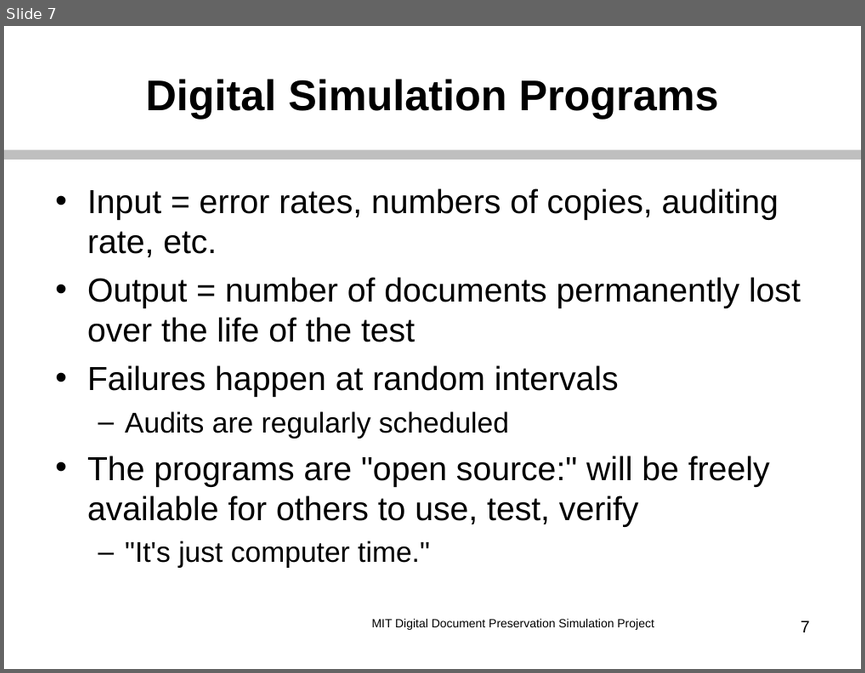
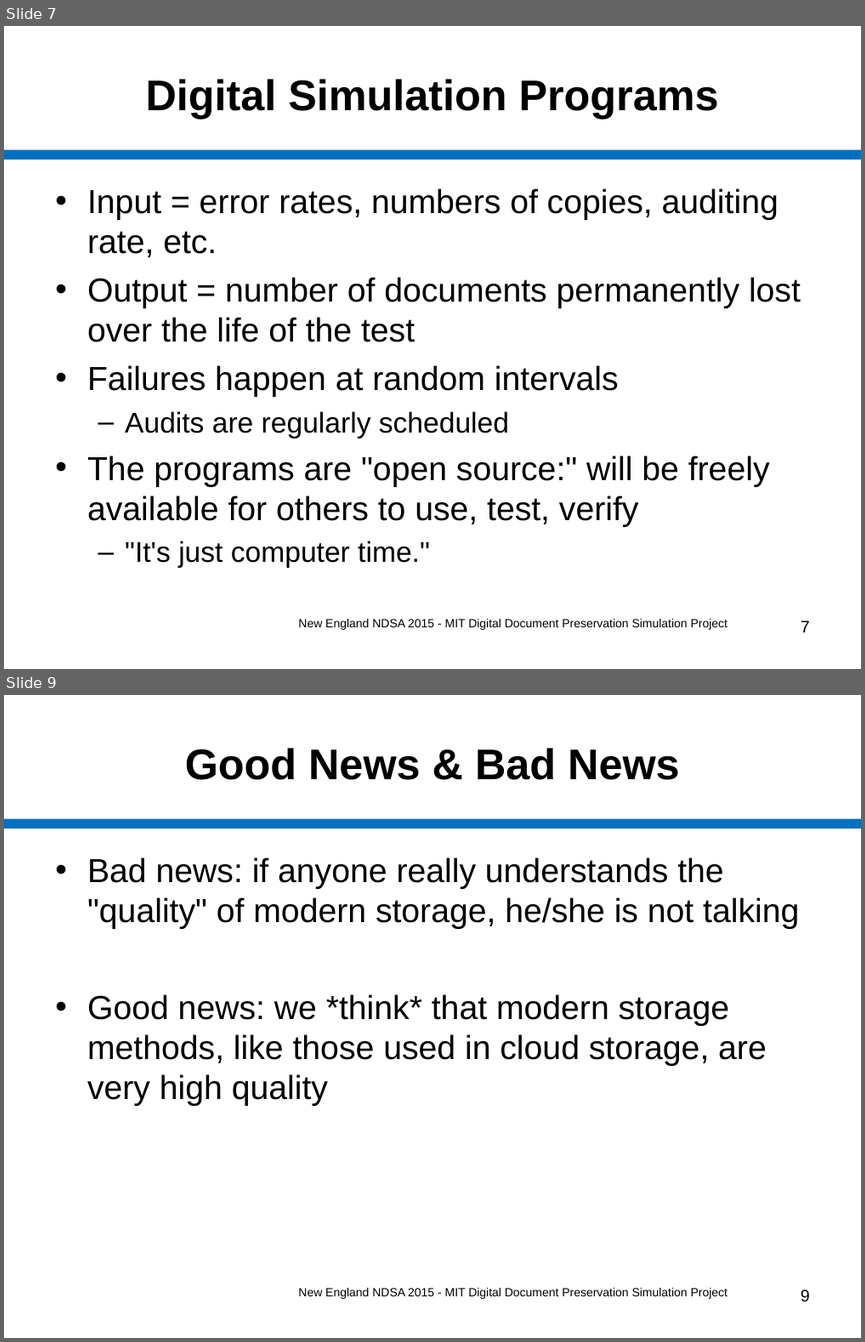
Before and after one commit to MIT-Informatics/PreservationSimulation, a slide deck: shelf/docs/Slides_NewEnglandNDSA.ppt. Shown one above the other, each under a label of ours: slide 7 before the commit, slides 7 and 9 after it; the slides between them are not shown. The pictures are 865x673 and 865x1342 pixels, drawn with LibreOffice and Linux fonts; fonts in the diff are those of the drawing. Boxes give left, top, right and bottom in pixels: in the first picture for what was removed or moved away, otherwise in the second. Text is boxed around its words. In the diff, an @@ line names an element or a change of style, - is before the commit and + after.

Commit message:
Fill out slides for New Eng NDSA mtg on Friday.

```diff
--- a/shelf/docs/Slides_NewEnglandNDSA.ppt
+++ b/shelf/docs/Slides_NewEnglandNDSA.ppt
@@ slide 9 added at [4, 695, 861, 1338], background #FFFFFF; not listed: 1 template element that a slide beside it also shows @@
@@ title added at [185, 748, 680, 780], 36 pt, text #000000, bold @@
+Good News & Bad News
@@ text added at [87, 857, 799, 1106], 28 pt, text #000000 @@
+• Bad news: if anyone really understands the "quality" of modern storage, he/she is not talking
+• Good news: we *think* that modern storage methods, like those used in cloud storage, are very high quality
@@ text added at [298, 1287, 727, 1299], 10 pt, text #000000 @@
+New England NDSA 2015 - MIT Digital Document Preservation Simulation Project
@@ page number added at [800, 1289, 810, 1302], 14 pt, text #000000 @@
+9
@@ slide 7 changed as well @@
@@ line (4, 154) - (861, 154): stroke #BFBFBF 7.99 pt to #0070C0 7.99 pt @@
@@ text at [298, 618, 727, 630]: text changed @@
-MIT Digital Document Preservation Simulation Project
+New England NDSA 2015 - MIT Digital Document Preservation Simulation Project
```
Also in this commit, not shown: 11 other slides changed, 5 other slides added, 7 other files.
